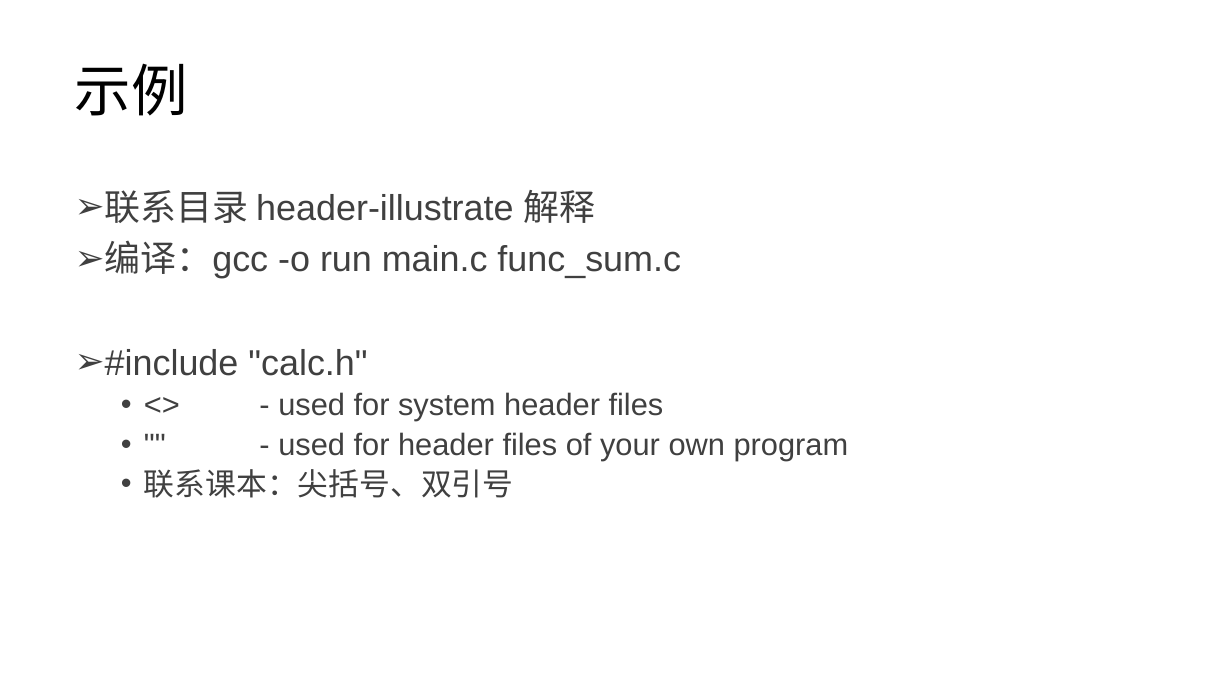
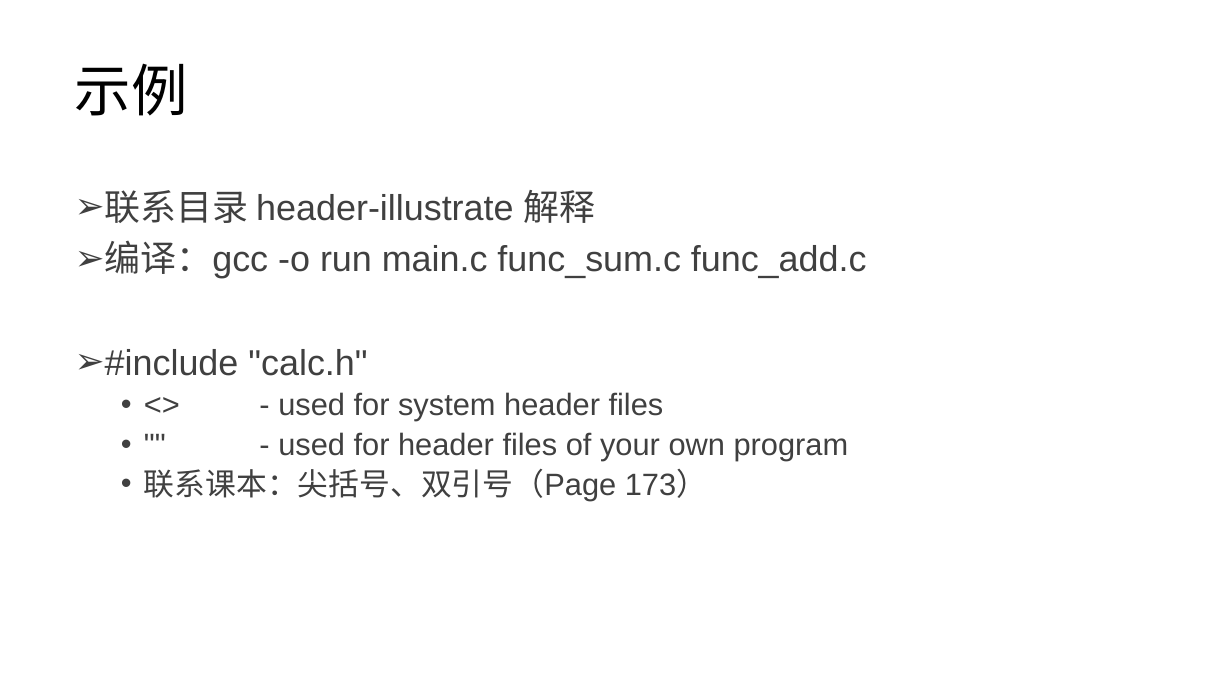
Before and after one commit to lezhang-thu/c-programming, a slide deck: slide 4 of 头文件.pptx. Drawn at 1232x693 pixels with LibreOffice and Linux fonts; fonts in the diff are those of the drawing. Boxes give left, top, right and bottom in pixels: in the first picture for what was removed or moved away, otherwise in the second. Text is boxed around its words. In the diff, an @@ line names an element or a change of style, - is before the commit and + after.

```diff
--- a/头文件.pptx
+++ b/头文件.pptx
@@ text at <box>105,241,867,279</box>: text changed @@
-➢ 编译：gcc -o run main.c func_sum.c
+➢ 编译：gcc -o run main.c func_sum.c func_add.c
@@ text at <box>144,469,707,502</box>: text changed @@
-  • 联系课本：尖括号、双引号
+  • 联系课本：尖括号、双引号（Page 173）
```
Also in this commit, not shown: 6 other files.
